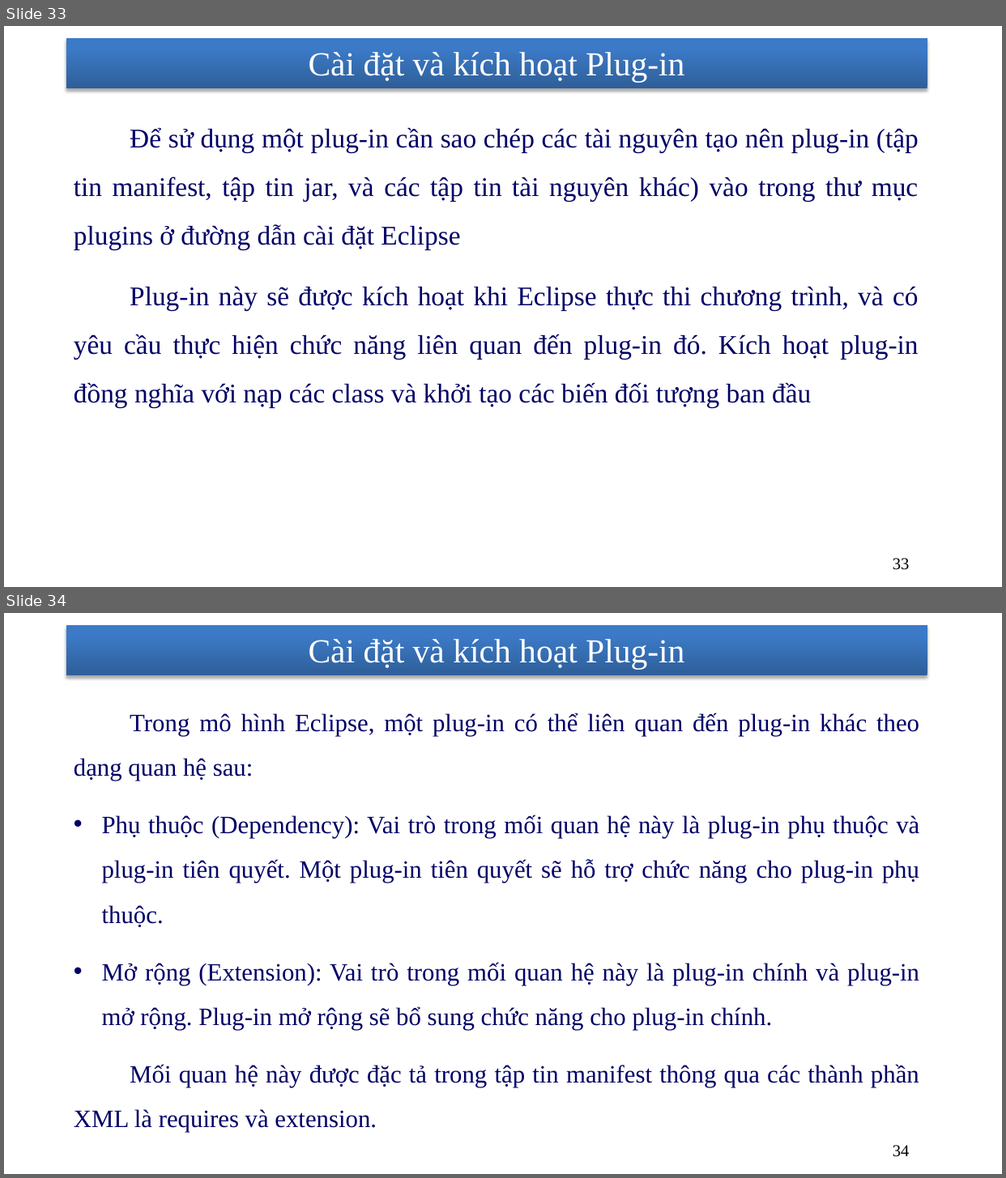
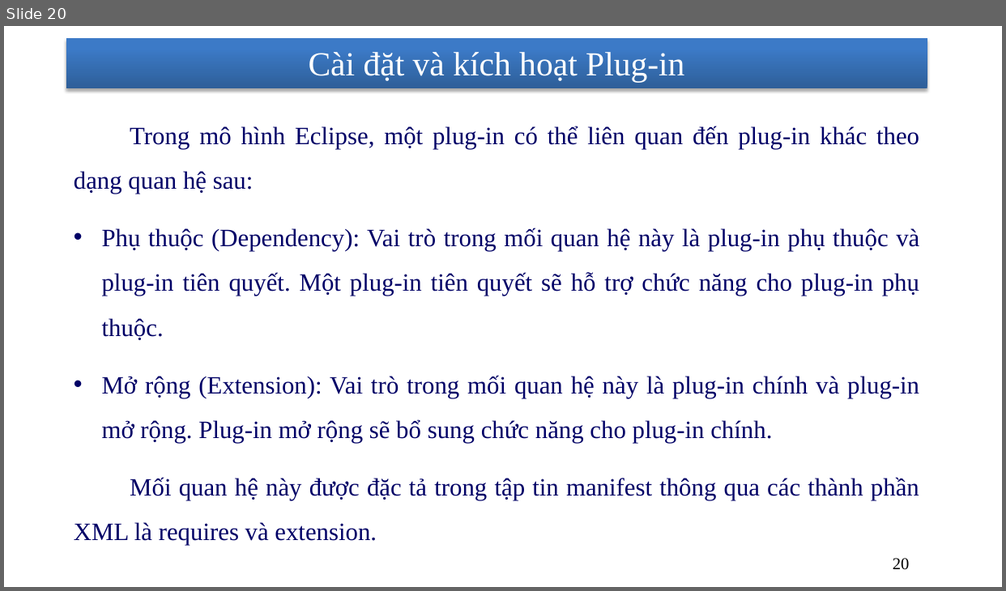
Before and after one commit to nhanhnt/LUANVAN, a slide deck: WORD/luanvan_nhanhnt_ver7.pptx. Shown one above the other, each under a label of ours: slides 33 and 34 before the commit, slide 20 after it. The pictures are 1006x1178 and 1006x591 pixels, drawn with LibreOffice and Linux fonts; fonts in the diff are those of the drawing; background and template pictures are left out. Boxes give left, top, right and bottom in pixels: in the first picture for what was removed or moved away, otherwise in the second. Text is boxed around its words. In the diff, an @@ line names an element or a change of style, - is before the commit and + after.

```diff
--- a/WORD/luanvan_nhanhnt_ver7.pptx
+++ b/WORD/luanvan_nhanhnt_ver7.pptx
@@ slide 33 removed at [4, 26, 1002, 587], background picture (left out); not listed: 1 template element that a slide beside it also shows @@
@@ title removed at [309, 52, 684, 83] @@
-Cài đặt và kích hoạt Plug-in
@@ text removed at [74, 128, 918, 408] @@
-    Để sử dụng một plug-in cần sao chép các tài nguyên tạo nên plug-in (tập tin manifest, tập tin jar, và các tập tin tài nguyên khác) vào trong thư mục plugins ở đường dẫn cài đặt Eclipse
-    Plug-in này sẽ được kích hoạt khi Eclipse thực thi chương trình, và có yêu cầu thực hiện chức năng liên quan đến plug-in đó. Kích hoạt plug-in đồng nghĩa với nạp các class và khởi tạo các biến đối tượng ban đầu
@@ page number removed at [893, 558, 909, 570] @@
-33
@@ what was slide 34 is now slide 20 @@
@@ page number at [893, 558, 909, 570]: text changed @@
-34
+20
```
Also in this commit, not shown: 6 slides changed, 13 other slides removed.
